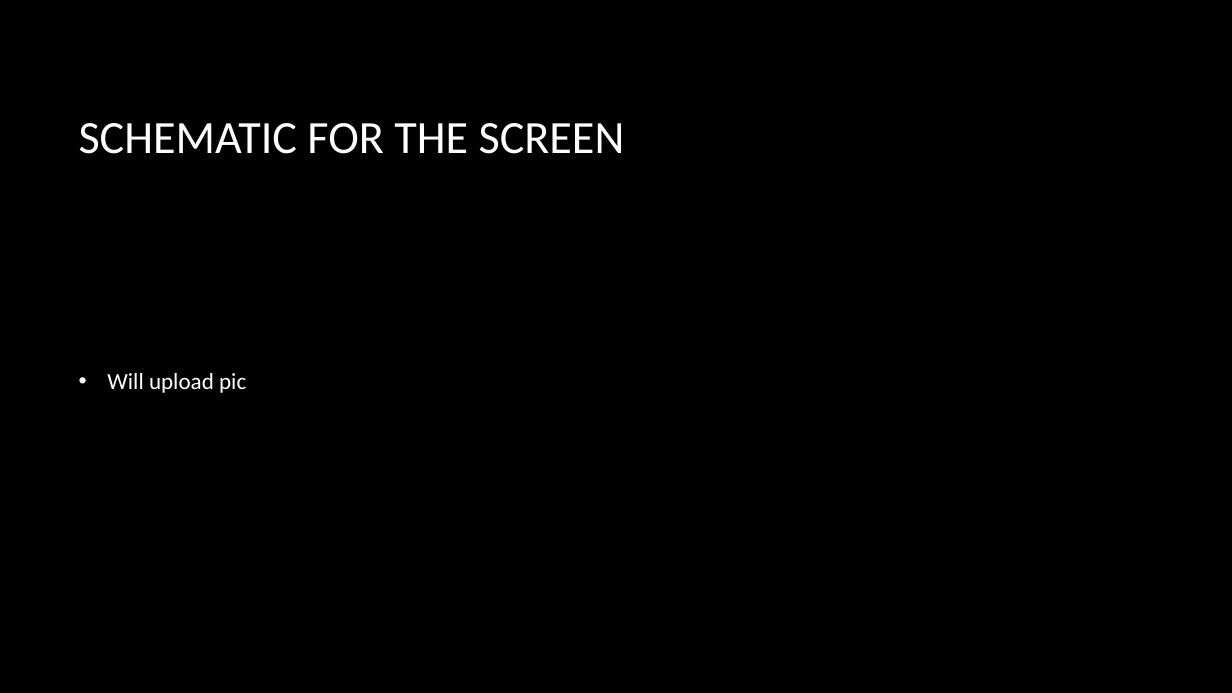
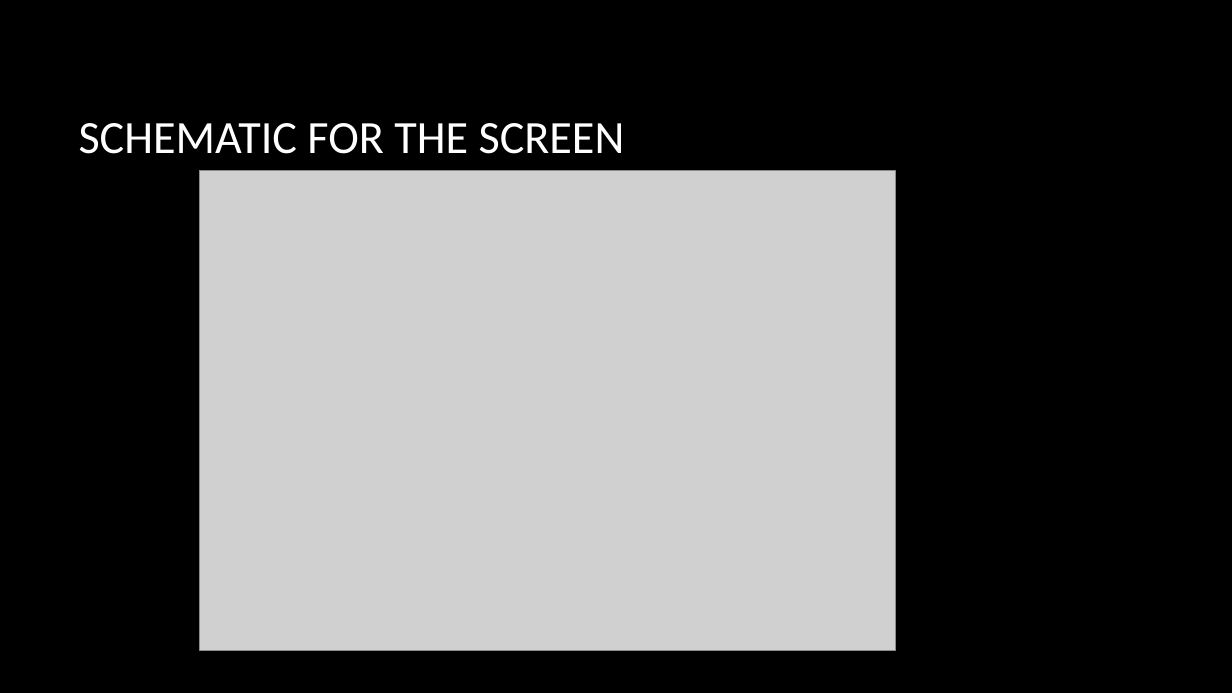
Before and after one commit to TheJonBovi/Pitch_Identifier, a slide deck: slide 4 of embedded C project .pptx. Drawn at 1232x693 pixels with LibreOffice and Linux fonts; fonts in the diff are those of the drawing; grey boxes stand for pictures; background and template pictures are left out. Boxes give left, top, right and bottom in pixels: in the first picture for what was removed or moved away, otherwise in the second. Text is boxed around its words. In the diff, an @@ line names an element or a change of style, - is before the commit and + after.

Commit message:
forgot to save

```diff
--- a/embedded C project .pptx
+++ b/embedded C project .pptx
@@ picture added at (200,171,896,651) @@
@@ text removed at (107,373,246,393) @@
-• Will upload pic
```
